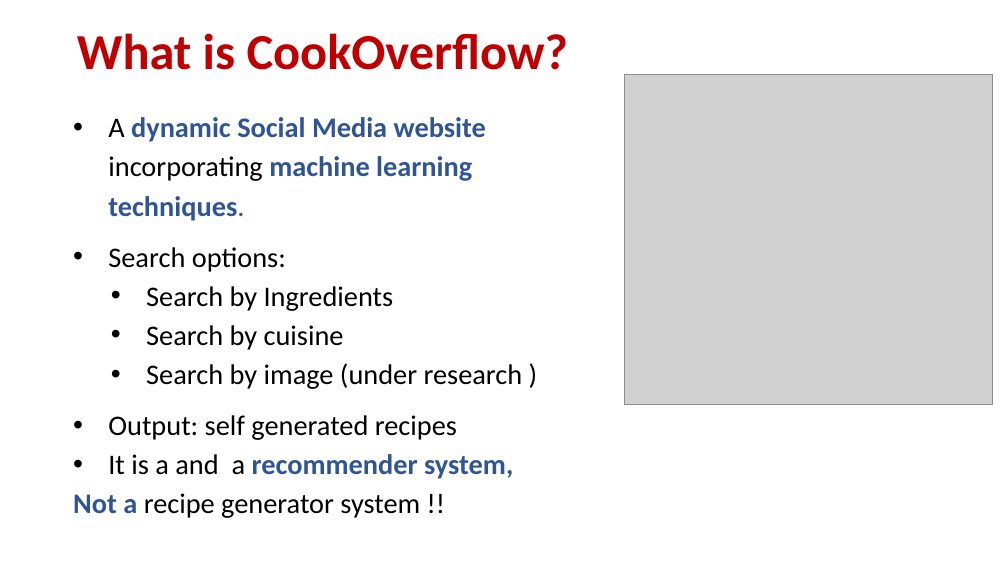
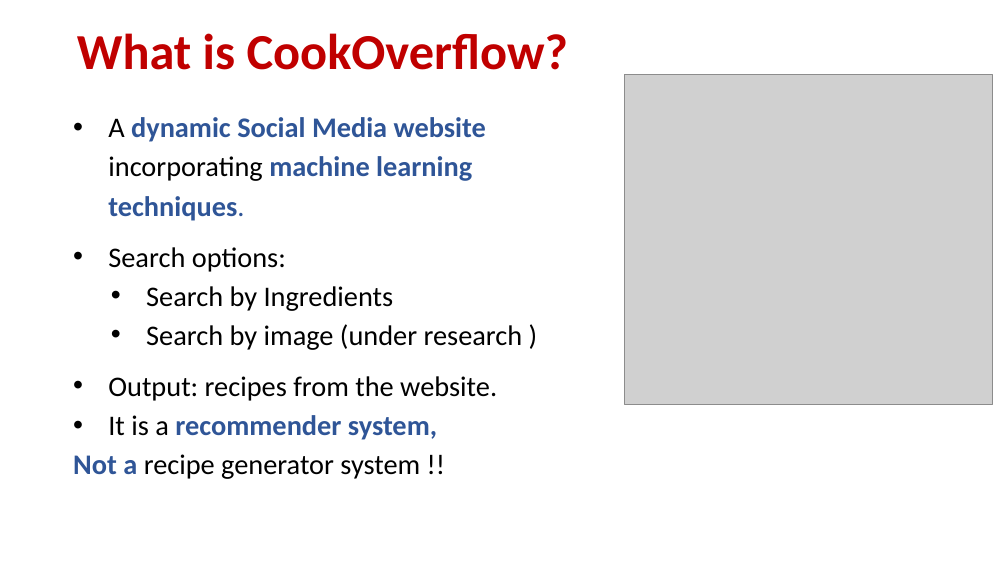
Before and after one commit to ahmaddroobi99/seniorGraduationProject2022_cookOverflow, a slide deck: slide 4 of Documentation/Presentation/cookOverflowPresentation.pptx. Drawn at 1008x567 pixels with LibreOffice and Linux fonts; fonts in the diff are those of the drawing; grey boxes stand for pictures. Boxes give left, top, right and bottom in pixels: in the first picture for what was removed or moved away, otherwise in the second. Text is boxed around its words. In the diff, an @@ line names an element or a change of style, - is before the commit and + after.

```diff
--- a/Documentation/Presentation/cookOverflowPresentation.pptx
+++ b/Documentation/Presentation/cookOverflowPresentation.pptx
@@ text at box(146, 325, 344, 350): paragraph removed @@
-  • Search by cuisine
@@ text at box(108, 376, 497, 440): text changed @@
-• Output: self generated recipes
-• It is a and a recommender system,
+• Output: recipes from the website.
+• It is a recommender system,
```
Also in this commit, not shown: 3 other slides changed, 1 slide added, 11 slides removed, 23 other files.
